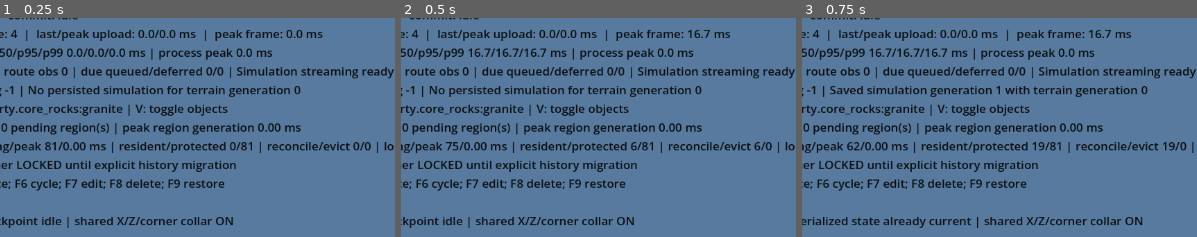
Above: before the commit, frames 1-3 (left to right).
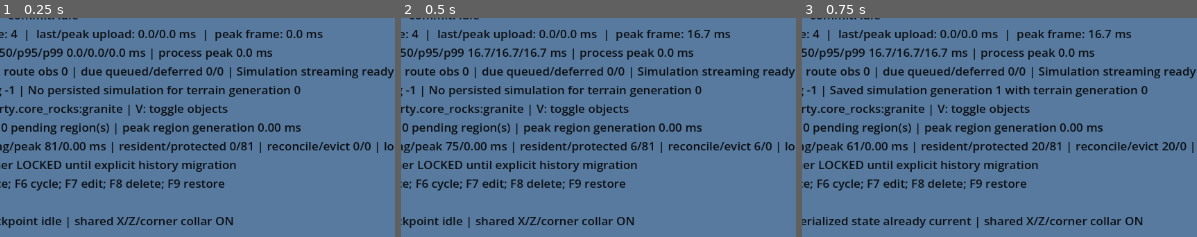
Above: after the commit, the same moments.

Repository: publiomcko-cloud/procedural-sandbox-simulation
Game: Godot game, scene res://scenes/terrain_demo.tscn
The game is run twice, just before and just after one commit, with the same random seed, the same clock (stepped at 60 frames per second) and the same inputs.
Inputs (mouse positions are % of the whole screen's width and height, from its top left):
- Up to frame 1 (0.25 s): no input
- Up to frame 2 (0.5 s): no input
- Up to frame 3 (0.75 s): tap Enter at 0.5 s; move the mouse to (72, 44) at 0.52 s; hold D from 0.53 s (still down); tap P at 0.6 s; click (72, 44) at 0.67 s
The pictures show only the part of the screen within x 44-94%, y 50-100%; the shares and areas given below are measured in that part.

Frames 1-2 are identical in both runs. In frame 3, 0.2% of the frame differs, in the area x 12-95%, y 56-61%.

Commit message:
exp(dm2): make B4 a bounded immutable-snapshot chunk worker

Diff:
--- a/game/scripts/experiments/discrete_surface_nets_backend.gd
+++ b/game/scripts/experiments/discrete_surface_nets_backend.gd
@@ -5,6 +5,7 @@
 ## quads. Alternative experimental backend; no production code changes.
 const Field := preload("res://scripts/terrain/sdf_world.gd")
 const Grid := preload("res://scripts/terrain/terrain_chunk_grid.gd")
+const BrushState := preload("res://scripts/terrain/sdf_brush_edit_state.gd")
 const SCALE := 256.0
 const CORNERS := [
 	Vector3i(0, 0, 0), Vector3i(1, 0, 0),
@@ -27,6 +28,10 @@
 var cell_active := PackedByteArray()
 var cell_vertices := PackedVector3Array()
 var last_changed := 0
+var _chunk_mode := false
+var _chunk_coordinate := Vector2i.ZERO
+var _chunk_offset := Vector3i.ZERO
+var last_generation_sample_count := 0
 
 
 func generate(seed_value: int, region_value: Vector2i, step_value: float) -> bool:
@@ -35,6 +40,9 @@
 	step = step_value
 	seed = seed_value
 	region_key = region_value
+	_chunk_mode = false
+	_chunk_offset = Vector3i.ZERO
+	last_generation_sample_count = 0
 	dims = Vector3i(
 		roundi((Grid.MAX_BOUND.x - Grid.MIN_BOUND.x) / step),
 		roundi((Grid.MAX_BOUND.y - Grid.MIN_BOUND.y) / step),
@@ -51,6 +59,57 @@
 				nodes[_node_index(x, y, z)] = roundi(
 					Field.sample_density(seed, region_key, _point(x, y, z)) * SCALE
 				)
+				last_generation_sample_count += 1
+	for y in range(-1, dims.y + 1):
+		for z in range(-1, dims.z + 1):
+			for x in range(-1, dims.x + 1):
+				_rebuild_cell(x, y, z)
+	return true
+
+
+
+## DM2: independent per-chunk volume, including a 1-cell halo. All field
+## samples come from the immutable, revision-tagged worker snapshot. No shared
+## mutable cache, scene-tree reads or procedural fallback after snapshot build.
+func generate_chunk(
+	seed_value: int,
+	region_value: Vector2i,
+	coordinate_value: Vector2i,
+	snapshot: Dictionary,
+	cave_section_enabled: bool = false
+) -> bool:
+	if not Grid.is_valid_coordinate(coordinate_value) \
+			or not bool(snapshot.get("valid", true)):
+		return false
+	step = Grid.SAMPLE_STEP
+	seed = seed_value
+	region_key = region_value
+	_chunk_mode = true
+	_chunk_coordinate = coordinate_value
+	_chunk_offset = Vector3i(
+		coordinate_value.x * Grid.CELLS_PER_CHUNK_X, 0,
+		coordinate_value.y * Grid.CELLS_PER_CHUNK_Z
+	)
+	dims = Vector3i(
+		Grid.CELLS_PER_CHUNK_X, Grid.CELL_COUNT_Y, Grid.CELLS_PER_CHUNK_Z
+	)
+	node_dims = dims + Vector3i(3, 3, 3)
+	cell_dims = dims + Vector3i(2, 2, 2)
+	nodes.resize(node_dims.x * node_dims.y * node_dims.z)
+	cell_active.resize(cell_dims.x * cell_dims.y * cell_dims.z)
+	cell_vertices.resize(cell_active.size())
+	last_generation_sample_count = 0
+	for y in range(-1, dims.y + 2):
+		for z in range(-1, dims.z + 2):
+			for x in range(-1, dims.x + 2):
+				var density := BrushState.sample_density_snapshot(
+					seed, region_key, _point(x, y, z),
+					cave_section_enabled, snapshot
+				)
+				if not is_finite(density):
+					return false
+				nodes[_node_index(x, y, z)] = roundi(density * SCALE)
+				last_generation_sample_count += 1
 	for y in range(-1, dims.y + 1):
 		for z in range(-1, dims.z + 1):
 			for x in range(-1, dims.x + 1):
@@ -121,10 +180,12 @@
 func build_chunk(chunk: Vector2i) -> Dictionary:
 	if not Grid.is_valid_coordinate(chunk) or nodes.is_empty():
 		return {"valid": false, "reason": "invalid_chunk_or_missing_lattice"}
-	var chunk_x := roundi(4.0 / step)
-	var chunk_z := roundi(3.0 / step)
-	var x0 := chunk.x * chunk_x
-	var z0 := chunk.y * chunk_z
+	if _chunk_mode and chunk != _chunk_coordinate:
+		return {"valid": false, "reason": "b4_wrong_chunk"}
+	var chunk_x := dims.x if _chunk_mode else roundi(4.0 / step)
+	var chunk_z := dims.z if _chunk_mode else roundi(3.0 / step)
+	var x0 := 0 if _chunk_mode else chunk.x * chunk_x
+	var z0 := 0 if _chunk_mode else chunk.y * chunk_z
 	var mesh_origin := Grid.origin_for(chunk)
 	var positions := PackedVector3Array()
 	var normals := PackedVector3Array()
@@ -173,6 +234,7 @@
 		"triangle_count": quads * 2,
 		"vertex_count": positions.size(),
 		"quad_count": quads,
+		"sample_count": last_generation_sample_count,
 		"memory_bytes": byte_count(),
 	}
 
@@ -246,8 +308,9 @@
 
 
 func _point(x: int, y: int, z: int) -> Vector3:
-	return Vector3(float(x) * step,
-		Grid.MIN_BOUND.y + float(y) * step, float(z) * step)
+	return Vector3(float(x + _chunk_offset.x) * step,
+		Grid.MIN_BOUND.y + float(y) * step,
+		float(z + _chunk_offset.z) * step)
 
 
 func _node(x: int, y: int, z: int) -> float:
